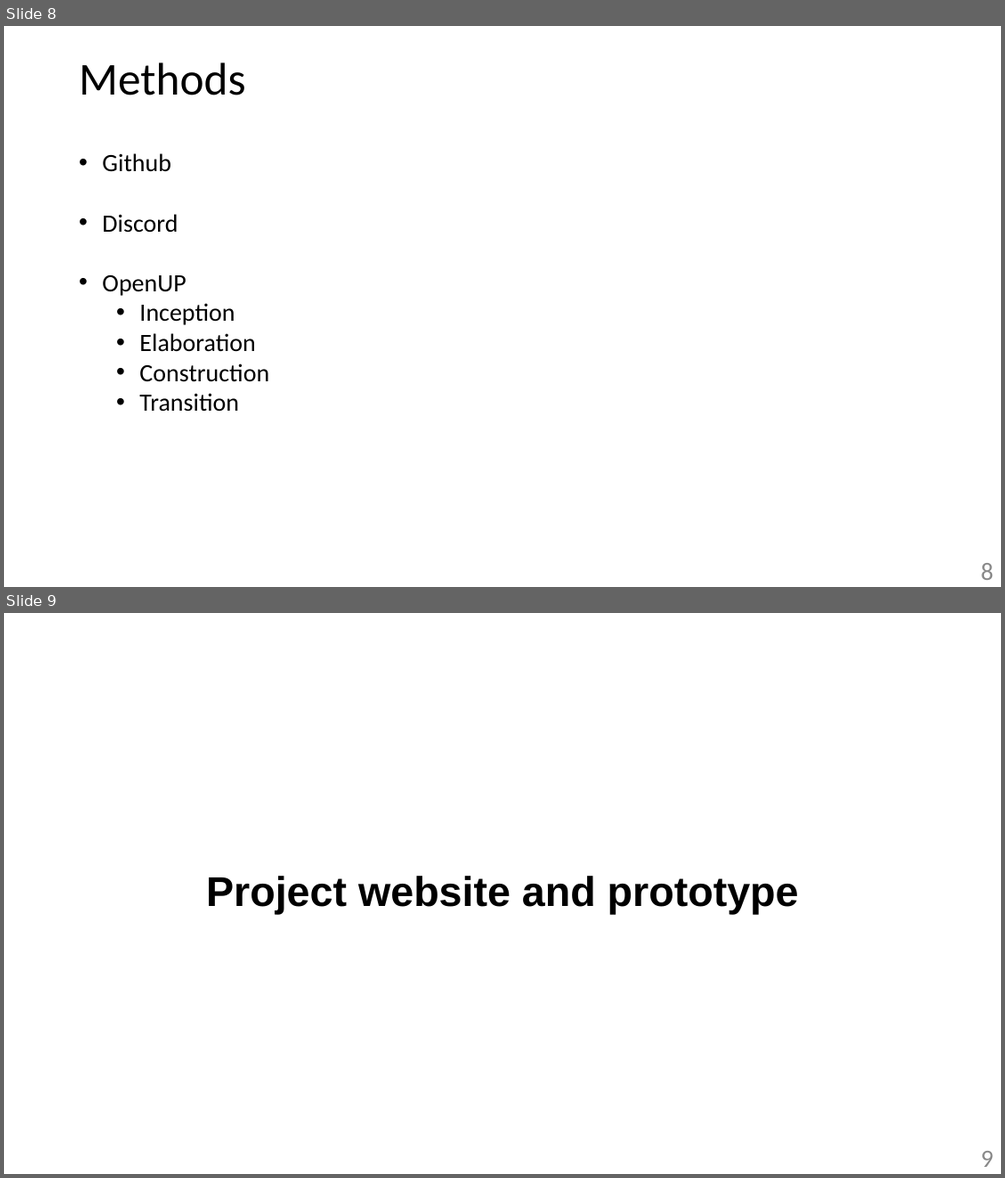
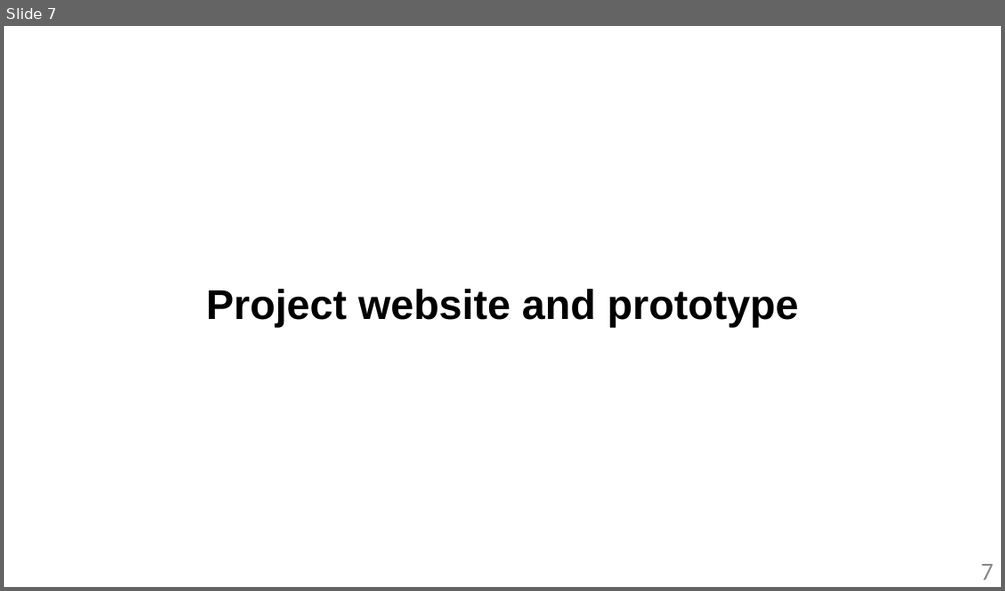
Before and after one commit to zzzzz151/AI-text-detector, a slide deck: presentation-prototype.pptx. Shown one above the other, each under a label of ours: slides 8 and 9 before the commit, slide 7 after it. The pictures are 1005x1178 and 1005x591 pixels, drawn with LibreOffice and Linux fonts; fonts in the diff are those of the drawing. Boxes give left, top, right and bottom in pixels: in the first picture for what was removed or moved away, otherwise in the second. Text is boxed around its words. In the diff, an @@ line names an element or a change of style, - is before the commit and + after.

```diff
--- a/presentation-prototype.pptx
+++ b/presentation-prototype.pptx
@@ slide 8 removed at box(4, 26, 1001, 587), background #FFFFFF @@
@@ title removed at box(79, 62, 245, 95) @@
-Methods
@@ text removed at box(102, 153, 269, 411) @@
-• Github
-• Discord
-• OpenUP
-  • Inception
-  • Elaboration
-  • Construction
-  • Transition
@@ page number removed at box(980, 563, 993, 580) @@
-8
@@ what was slide 9 is now slide 7 @@
@@ page number at box(980, 564, 993, 580): text changed @@
-9
+7
```
Also in this commit, not shown: 1 other slide removed.
